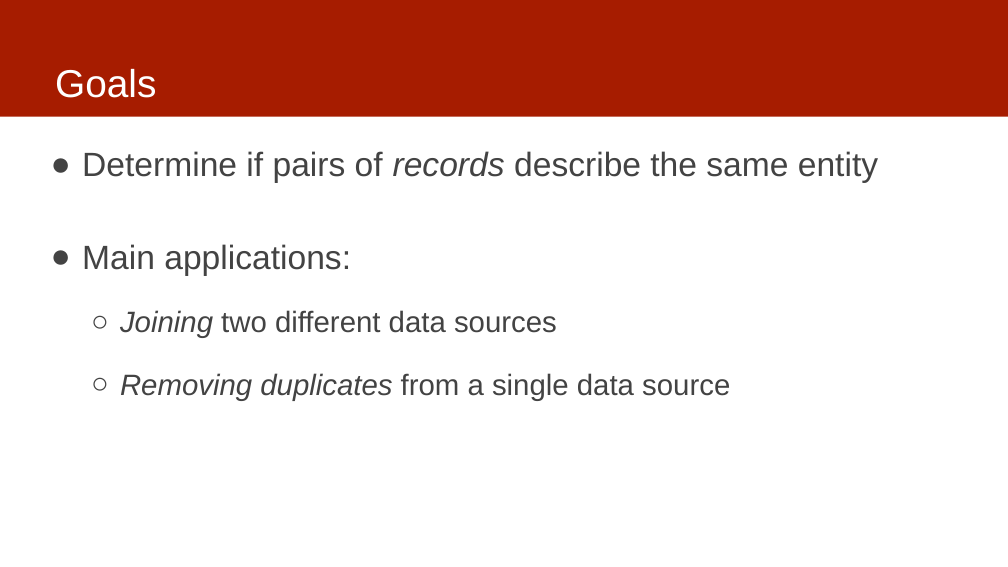
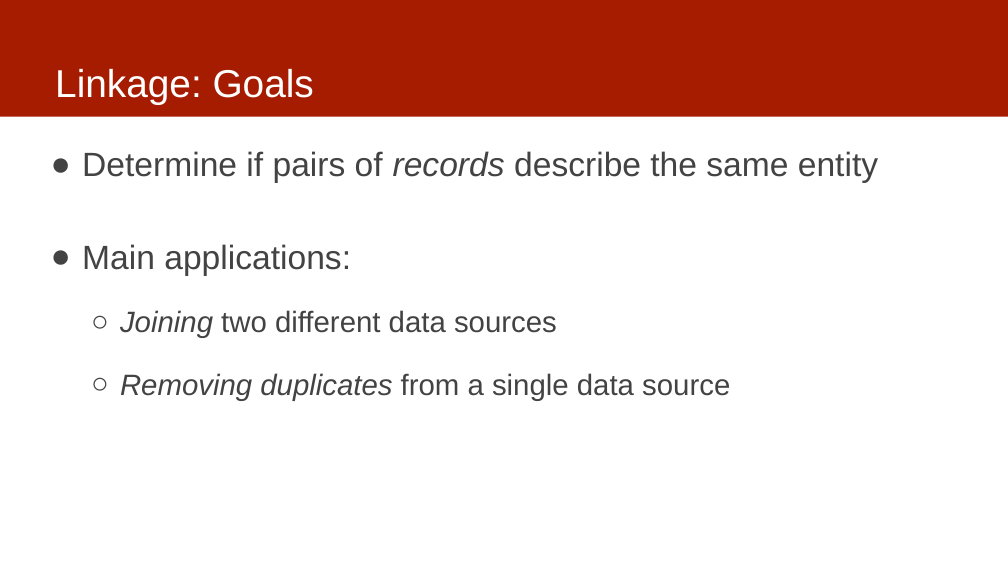
Before and after one commit to dssg/mlforpublicpolicylab, a slide deck: slide 8 of 02 - Case Studies and Acquiring Data/data.pptx. Drawn at 1008x567 pixels with LibreOffice and Linux fonts; fonts in the diff are those of the drawing. Boxes give left, top, right and bottom in pixels: in the first picture for what was removed or moved away, otherwise in the second. Text is boxed around its words. In the diff, an @@ line names an element or a change of style, - is before the commit and + after.

```diff
--- a/02 - Case Studies and Acquiring Data/data.pptx
+++ b/02 - Case Studies and Acquiring Data/data.pptx
@@ title at bbox=[55, 69, 314, 105]: text changed @@
-Goals
+Linkage: Goals
```
Also in this commit, not shown: 3 other slides changed.
